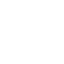
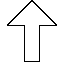
Two versions of the same layered image (64px x 64px). Layer-by-layer changes:
painted on "Layer 2" over [7, 0, 57, 62]
